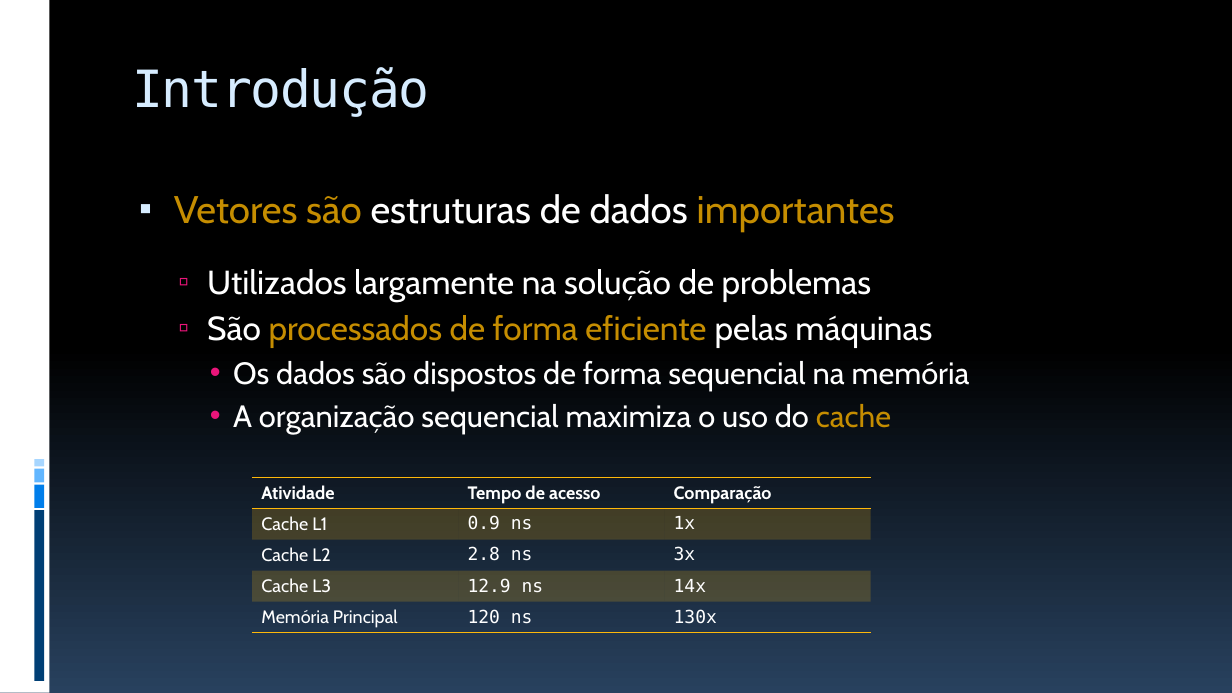
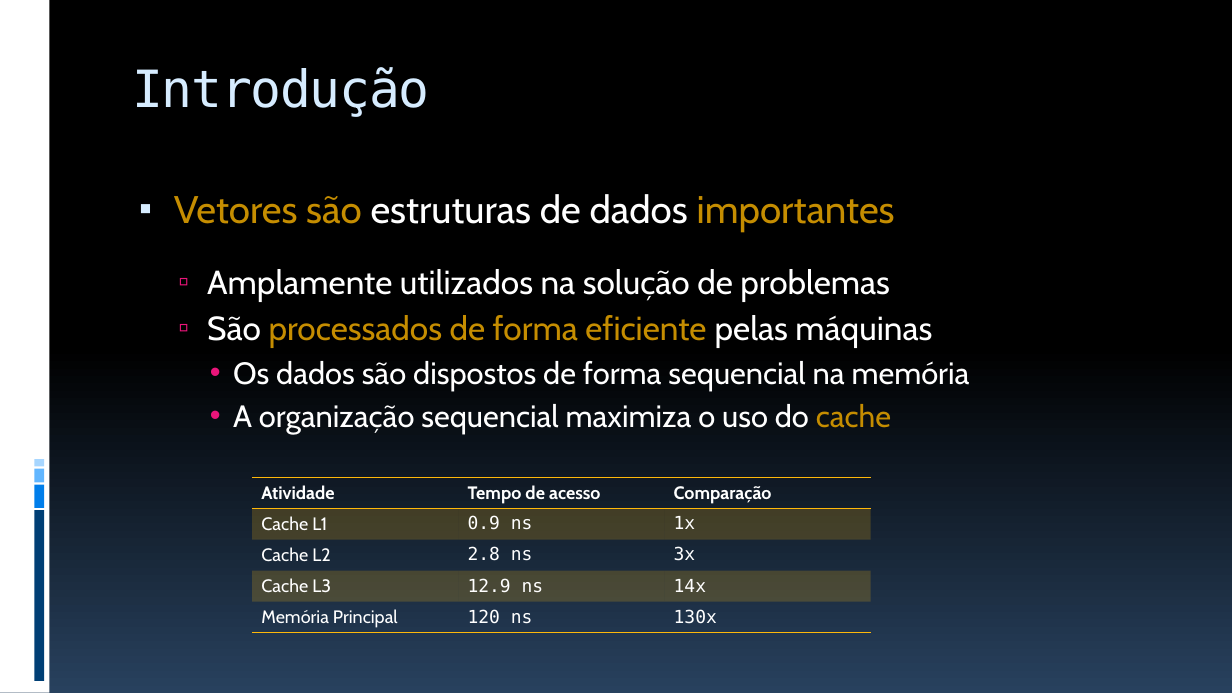
Before and after one commit to JudsonSS/ProgComp, a slide deck: slide 2 of Slides/25. Funções com Vetores.pptx. Drawn at 1232x693 pixels with LibreOffice and Linux fonts; fonts in the diff are those of the drawing. Boxes give left, top, right and bottom in pixels: in the first picture for what was removed or moved away, otherwise in the second. Text is boxed around its words. In the diff, an @@ line names an element or a change of style, - is before the commit and + after.

```diff
--- a/Slides/25. Funções com Vetores.pptx
+++ b/Slides/25. Funções com Vetores.pptx
@@ text at (x1=207, y1=269, x2=890, y2=302): text changed @@
-  ▫ Utilizados largamente na solução de problemas
+  ▫ Amplamente utilizados na solução de problemas
```
Also in this commit, not shown: 10 other slides changed, 1 other file.
